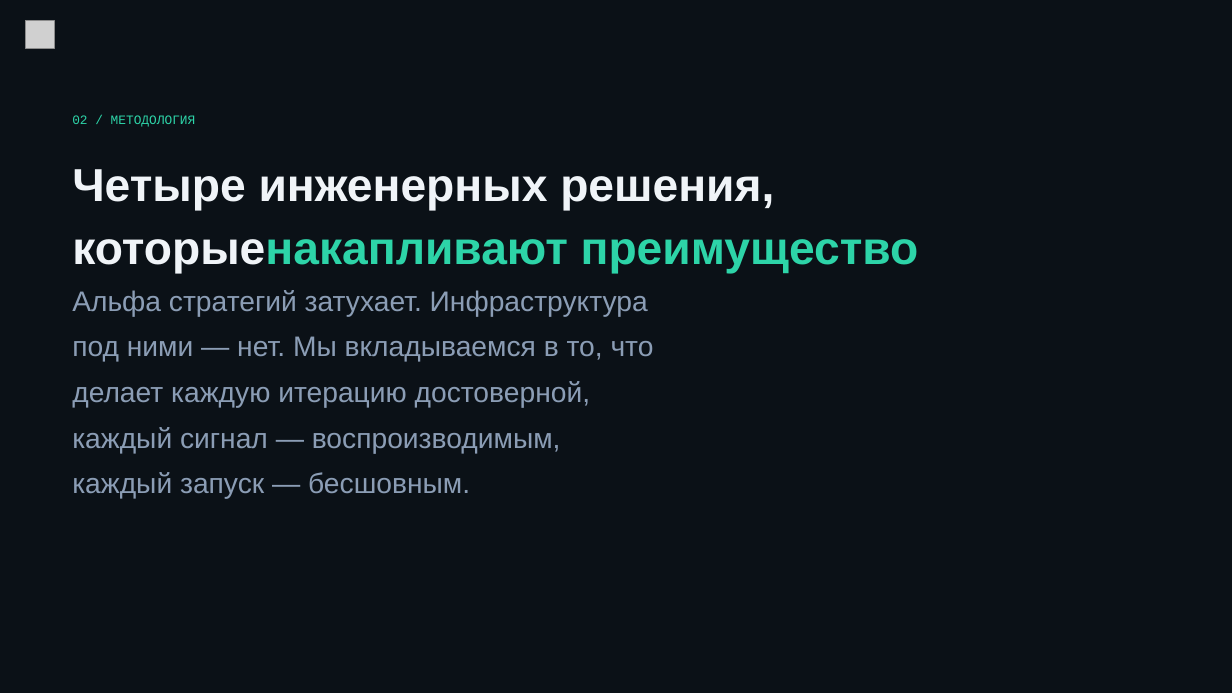
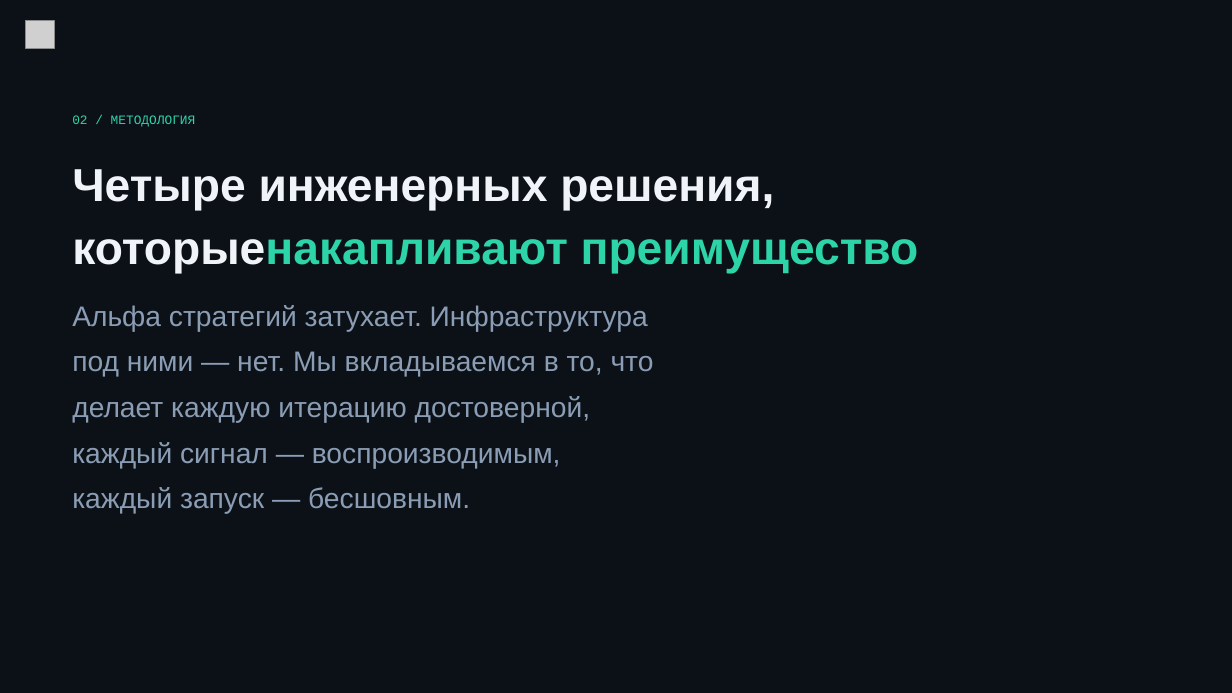
Before and after one commit to theonetrade/theonetrade, a slide deck: slide 4 of assets/theonetrade.pptx. Drawn at 1232x693 pixels with LibreOffice and Linux fonts; fonts in the diff are those of the drawing; grey boxes stand for pictures. Boxes give left, top, right and bottom in pixels: in the first picture for what was removed or moved away, otherwise in the second. Text is boxed around its words. In the diff, an @@ line names an element or a change of style, - is before the commit and + after.

```diff
--- a/assets/theonetrade.pptx
+++ b/assets/theonetrade.pptx
@@ text "Альфа стратегий затухает. Инфраструктура под ...": place and size @@
-text "Альфа стратегий затухает. Инфраструктура под ..." at box(72, 290, 654, 499)
+text "Альфа стратегий затухает. Инфраструктура под ..." at box(72, 305, 654, 514)
```
Also in this commit, not shown: 3 other slides changed, 1 other file.
